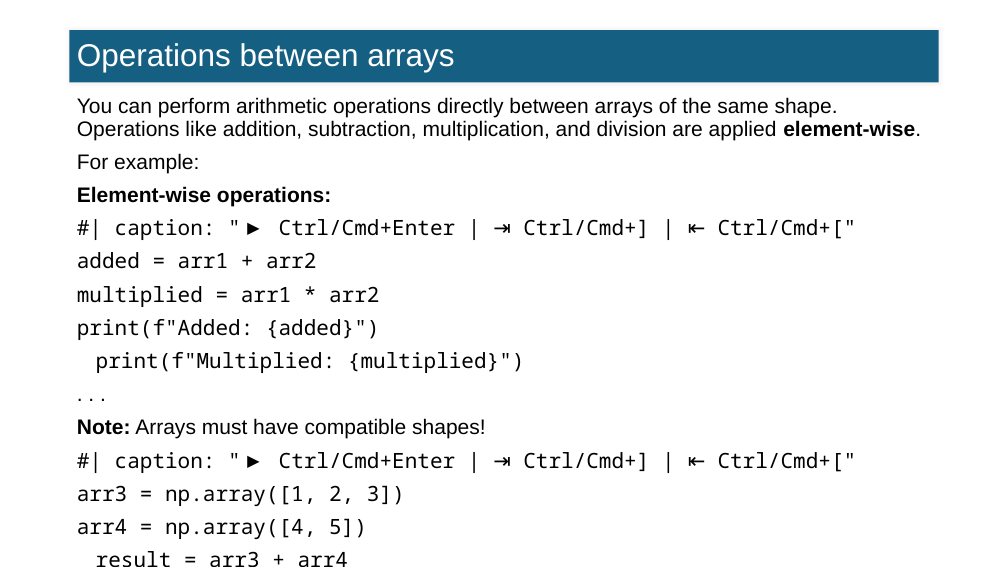
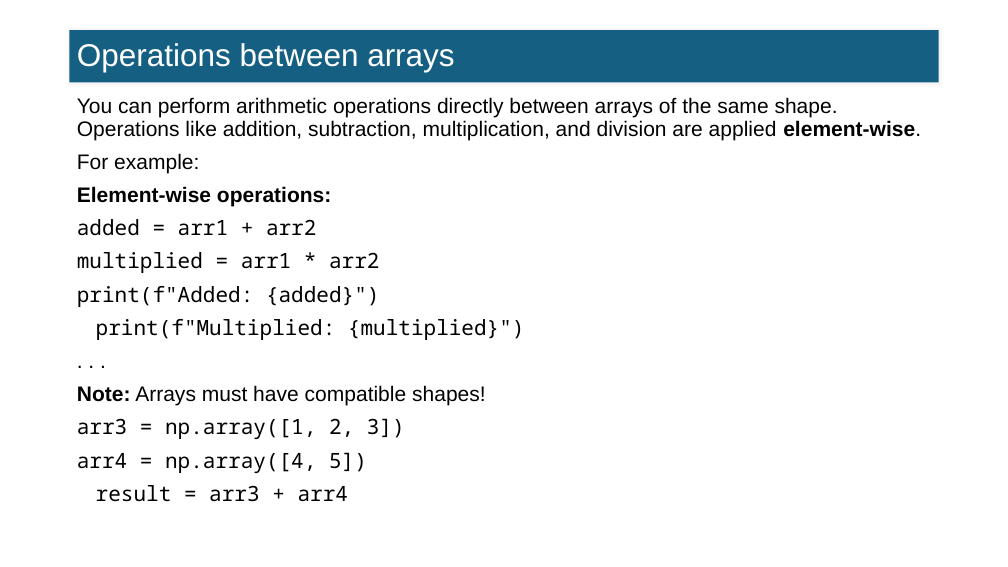
Before and after one commit to FTurci/intro-coding-data-analysis, a slide deck: slide 18 of slides/07_intro_numpy_slides.pptx. Drawn at 1008x567 pixels with LibreOffice and Linux fonts; fonts in the diff are those of the drawing. Boxes give left, top, right and bottom in pixels: in the first picture for what was removed or moved away, otherwise in the second. Text is boxed around its words. In the diff, an @@ line names an element or a change of style, - is before the commit and + after.

```diff
--- a/slides/07_intro_numpy_slides.pptx
+++ b/slides/07_intro_numpy_slides.pptx
@@ text at (77,219,525,340): text changed @@
-#| caption: "▶ Ctrl/Cmd+Enter | ⇥ Ctrl/Cmd+] | ⇤ Ctrl/Cmd+["
-added = arr1 + arr2
-multiplied = arr1 * arr2
-print(f"Added: {added}")
-print(f"Multiplied: {multiplied}")
+added = arr1 + arr2
+multiplied = arr1 * arr2
+print(f"Added: {added}")
+print(f"Multiplied: {multiplied}")
@@ text at (77,418,405,502): text changed @@
-#| caption: "▶ Ctrl/Cmd+Enter | ⇥ Ctrl/Cmd+] | ⇤ Ctrl/Cmd+["
-arr3 = np.array([1, 2, 3])
-arr4 = np.array([4, 5])
-result = arr3 + arr4
+arr3 = np.array([1, 2, 3])
+arr4 = np.array([4, 5])
+result = arr3 + arr4
```
Also in this commit, not shown: 9 other slides changed, 55 other files.
